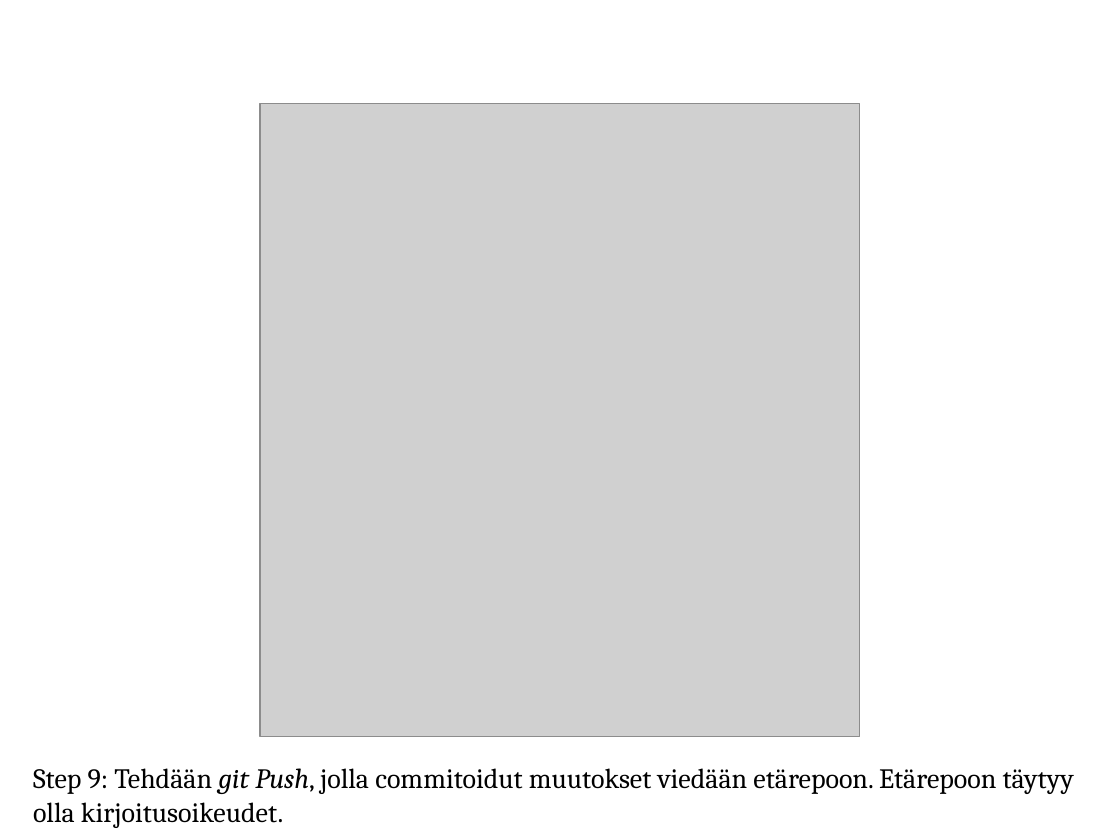
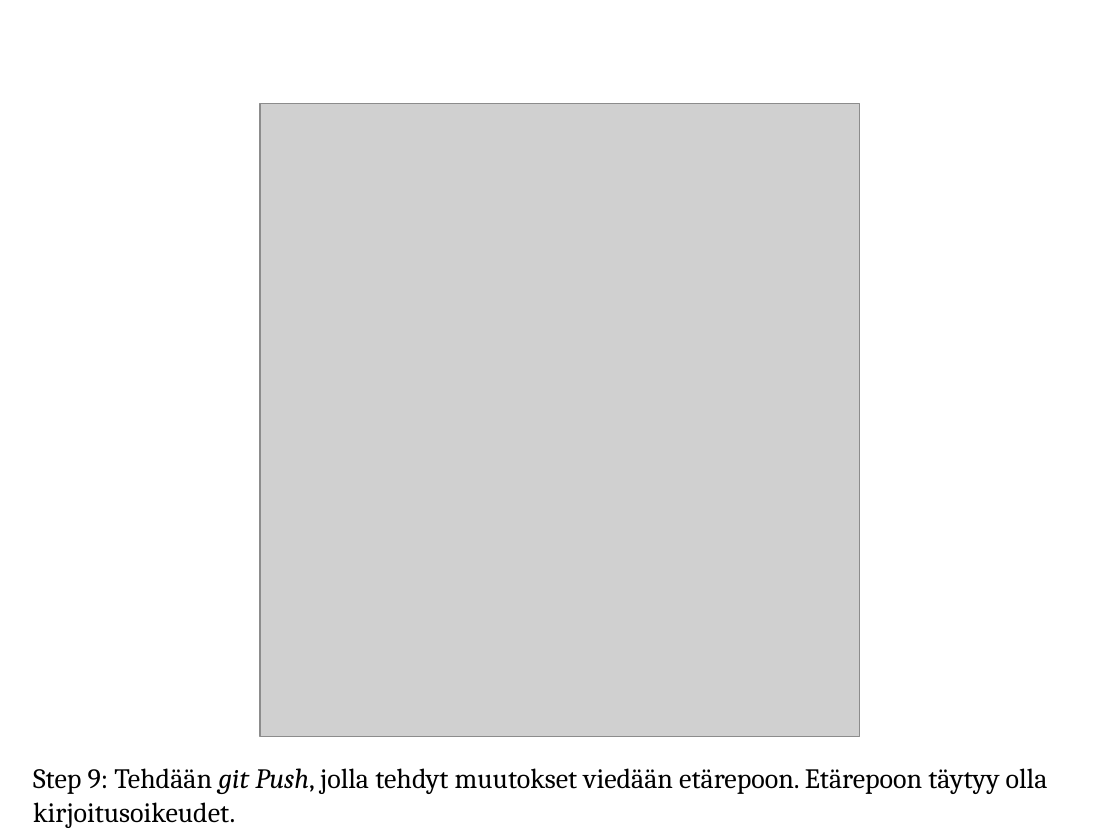
Before and after one commit to SavoniaUAS/versioncontrol, a slide deck: slide 33 of versionhallinta.pptx. Drawn at 1120x840 pixels with LibreOffice and Linux fonts; fonts in the diff are those of the drawing; grey boxes stand for pictures; background and template pictures are left out. Boxes give left, top, right and bottom in pixels: in the first picture for what was removed or moved away, otherwise in the second. Text is boxed around its words. In the diff, an @@ line names an element or a change of style, - is before the commit and + after.

```diff
--- a/versionhallinta.pptx
+++ b/versionhallinta.pptx
@@ text at bbox=[33, 768, 1048, 828]: text changed @@
-Step 9: Tehdään git Push, jolla commitoidut muutokset viedään etärepoon. Etärepoon täytyy olla kirjoitusoikeudet.
+Step 9: Tehdään git Push, jolla tehdyt muutokset viedään etärepoon. Etärepoon täytyy olla kirjoitusoikeudet.
```
Also in this commit, not shown: 2 other slides changed, 1 slide added, 1 other file.
